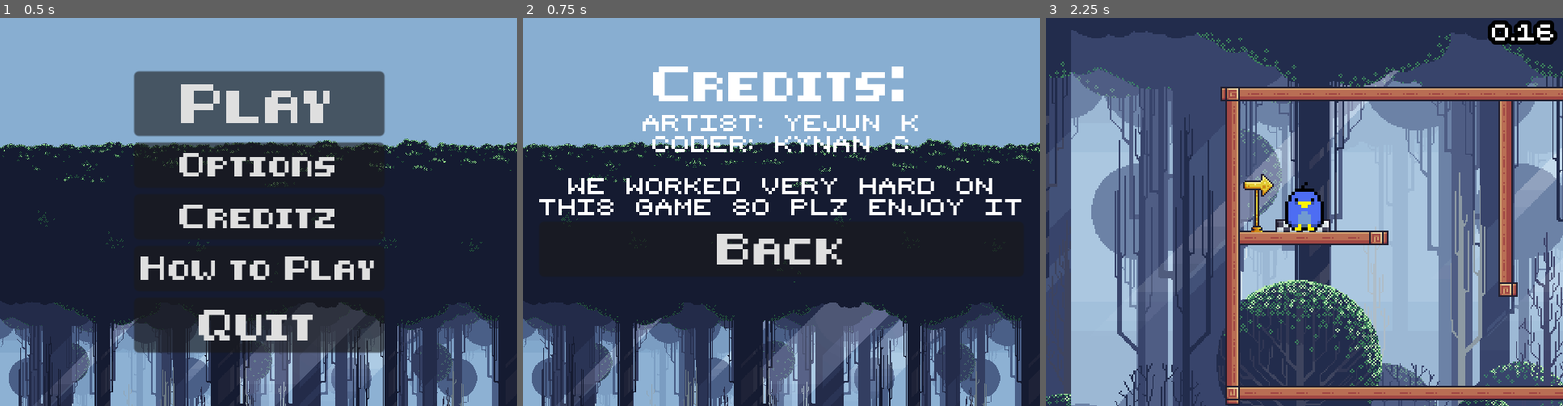
Above: before the commit, frames 1-3 (left to right).
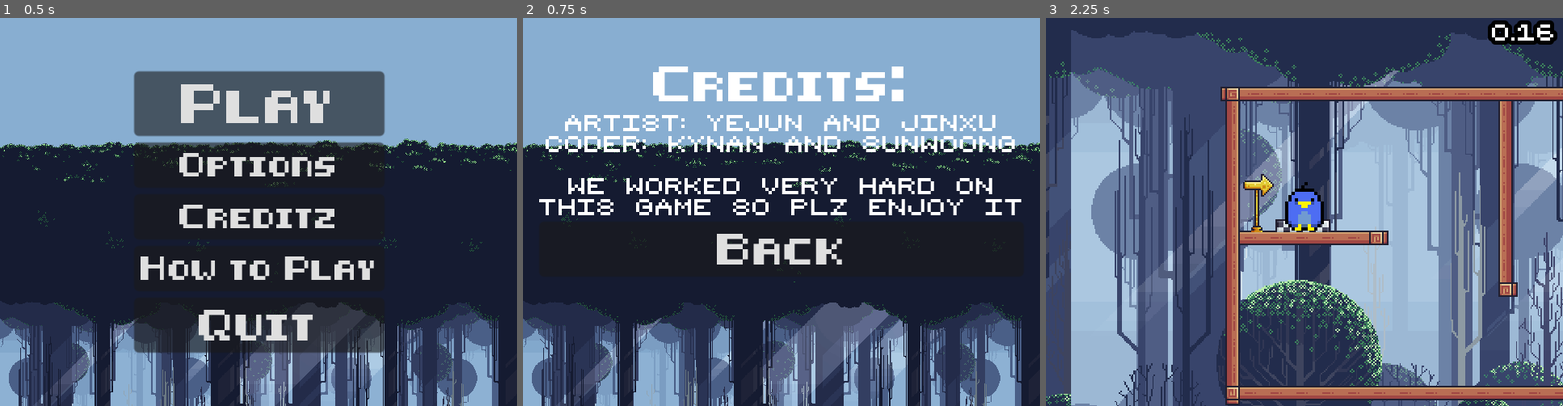
Above: after the commit, the same moments.

Repository: Kynannn/GodotGameApr-June
Game: Godot game, scene res://menu.tscn
The game is run twice, just before and just after one commit, with the same random seed, the same clock (stepped at 60 frames per second) and the same inputs.
Inputs:
- Up to frame 1 (0.5 s): no input
- Up to frame 2 (0.75 s): click "Creditz" at 0.5 s
- Up to frame 3 (2.25 s): click "Back" at 1.25 s; click "Play" at 2 s

Frame 1 is identical in both runs. In frame 2, 3.3% of the frame differs, in the area x 4-96%, y 25-35%; in frame 3, nothing differs.

Commit message:
fee
kynan change

Diff:
--- a/creds.tscn
+++ b/creds.tscn
@@ -19,6 +19,10 @@
 
 [node name="TextureRect" parent="." instance=ExtResource("2_djsja")]
 layout_mode = 0
+offset_left = 0.0
+offset_top = 0.0
+offset_right = 549.0
+offset_bottom = 303.0
 
 [node name="MarginContainer" type="MarginContainer" parent="."]
 layout_mode = 1
@@ -48,8 +52,8 @@
 layout_mode = 2
 theme_override_fonts/font = ExtResource("4_rnhrg")
 theme_override_font_sizes/font_size = 16
-text = "Artist: Yejun K
-Coder: Kynan C
+text = "Artist: Yejun and Jinxu
+Coder: Kynan and Sunwoong
 
 we worked very hard on
 this game so plz enjoy it"
